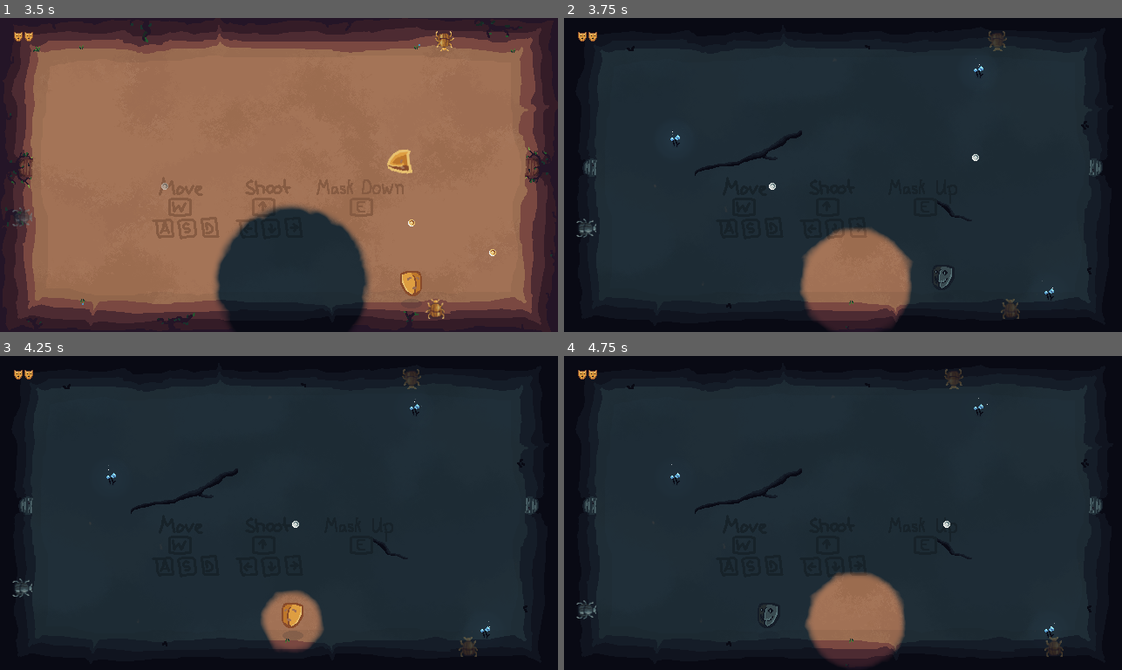
Above: before the commit, frames 1-4 (two rows, left to right).
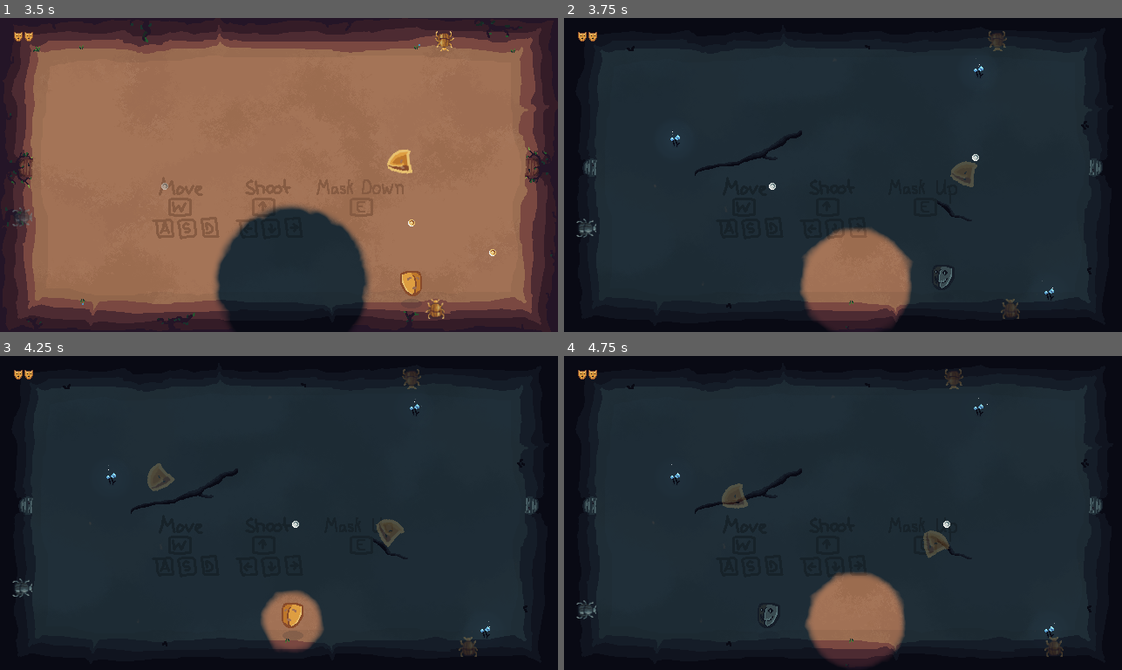
Above: after the commit, the same moments.

Repository: MarcelBlasius/Global-Game-Jam-2026
Game: Godot game, scene res://scenes/main_scene.tscn
The game is run twice, just before and just after one commit, with the same random seed, the same clock (stepped at 60 frames per second) and the same inputs.
Inputs (mouse positions are in pixels of both pictures, inside the frame that each line leads up to):
- Up to frame 1 (3.5 s): tap Enter at 0.5 s; move the mouse to (401, 159) at 0.52 s; hold D (right) 0.53-1.28 s; tap Shift at 0.6, 2.85 s; click (401, 159) at 0.67 s; move the mouse to (167, 190) at 1.27 s; hold S (down) 1.28-2.03 s; tap Ctrl at 1.35 s; move the mouse to (334, 105) at 2.02 s; hold D (right) 2.03-2.78 s; tap E at 2.1 s; move the mouse to (251, 237) at 2.77 s; hold Up (shoot up) from 2.78 s (still down); click (251, 237) at 2.92 s
- Up to frame 2 (3.75 s): move the mouse to (1010, 222) at 3.52 s; release Up (shoot up) at 3.53 s; hold A (left) from 3.53 s (still down); tap Ctrl at 3.6 s
- Up to frame 3 (4.25 s): keep holding A (left)
- Up to frame 4 (4.75 s): keep holding A (left); move the mouse to (675, 465) at 4.27 s; tap E at 4.35 s

Frame 1 is identical in both runs. In frame 2, 0.3% of the frame differs, in the area x 69-75%, y 45-54%; in frame 3, 0.5%; in frame 4, 0.5%, in the area x 28-70%, y 40-65%.

Commit message:
updated masks

Diff:
--- a/spectra/scenes/enemies/DarkMask.tscn
+++ b/spectra/scenes/enemies/DarkMask.tscn
@@ -70,7 +70,7 @@
 material = SubResource("ShaderMaterial_cml8g")
 texture = ExtResource("5_2qp6j")
 region_enabled = true
-region_rect = Rect2(1307, 195, 28, 29)
+region_rect = Rect2(1314, 133, 28, 29)
 
 [node name="World2" type="Node2D" parent="." unique_id=2012854484]
 
@@ -78,4 +78,4 @@
 material = SubResource("ShaderMaterial_c4w8v")
 texture = ExtResource("5_2qp6j")
 region_enabled = true
-region_rect = Rect2(1307, 195, 28, 29)
+region_rect = Rect2(1314, 133, 28, 29)
--- a/spectra/scenes/enemies/SunMask.tscn
+++ b/spectra/scenes/enemies/SunMask.tscn
@@ -79,4 +79,4 @@
 position = Vector2(0, -0.5)
 texture = ExtResource("3_cml8g")
 region_enabled = true
-region_rect = Rect2(1342, 195, 28, 29)
+region_rect = Rect2(1346, 133, 28, 28)
